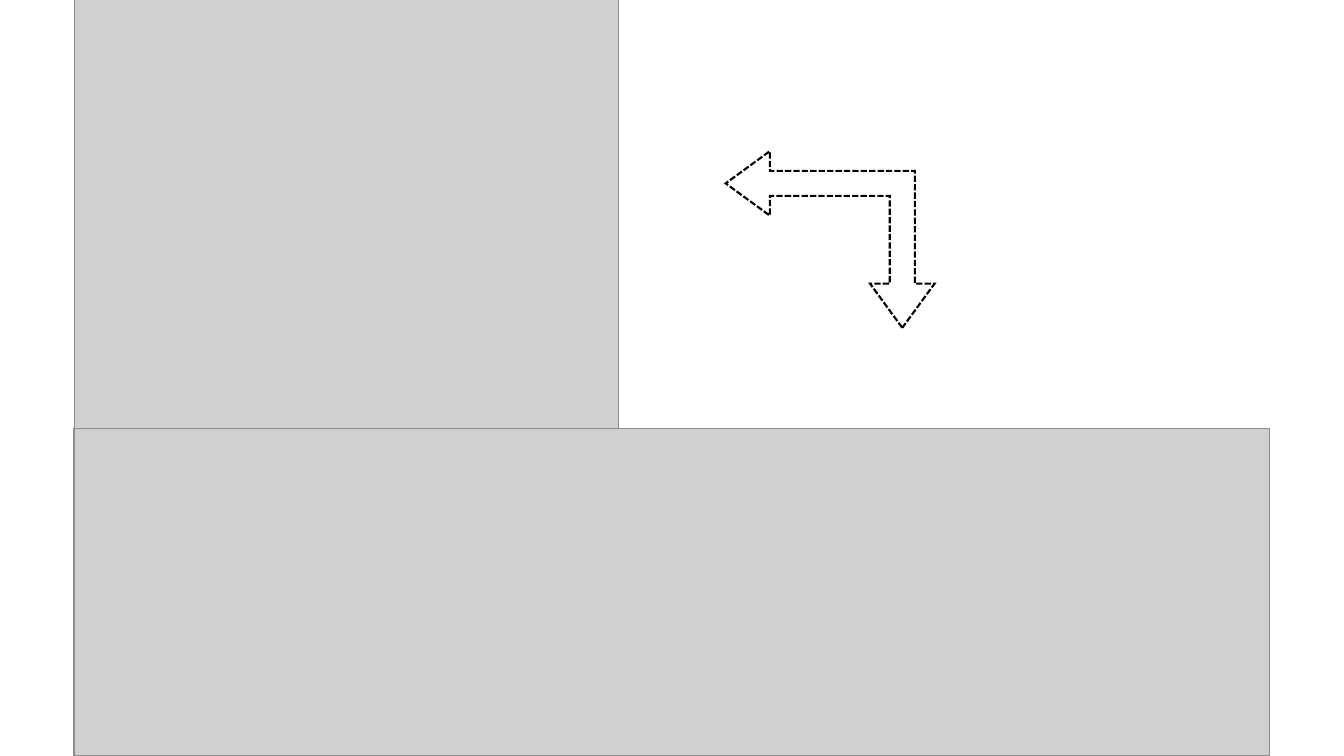
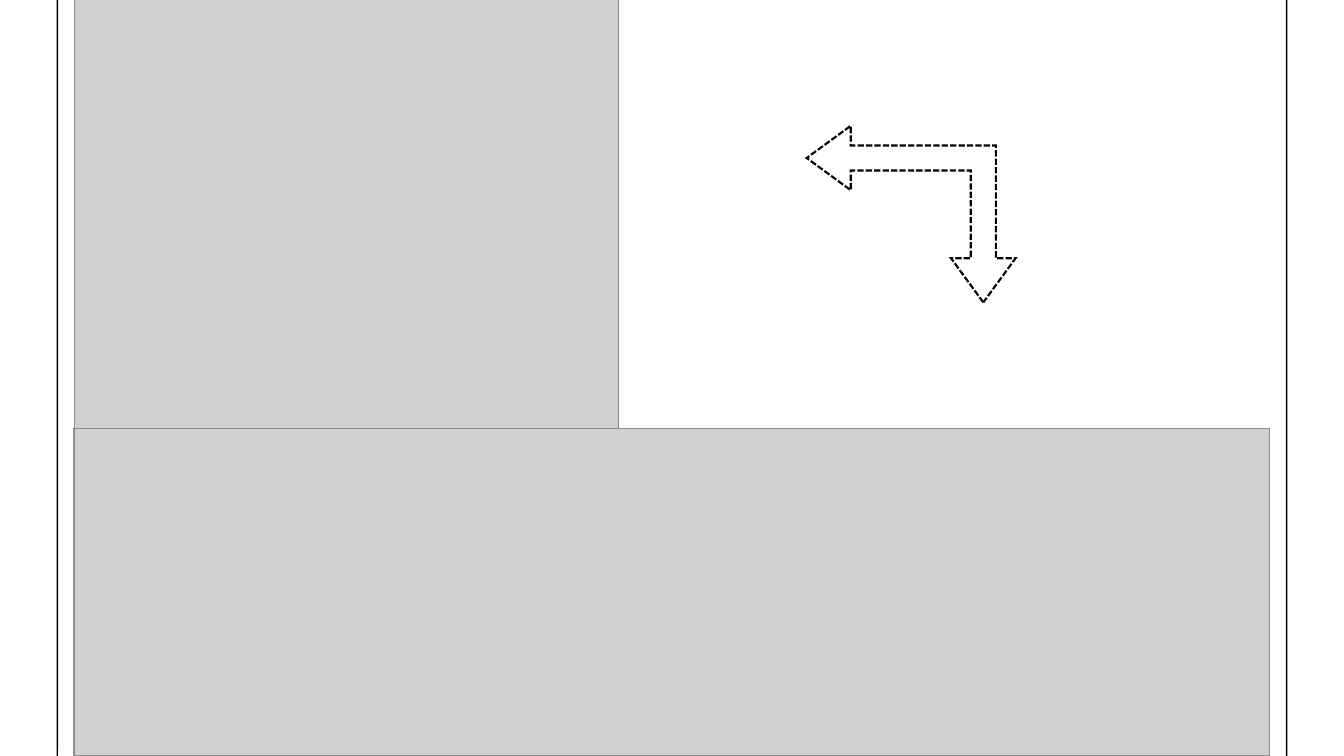
Before and after one commit to WilliamWilliamsI/BC-and-DC, a slide deck: slide 3 of Homeworks/Homework_2/H2_Project/docs/Images.pptx. Drawn at 1344x756 pixels with LibreOffice and Linux fonts; fonts in the diff are those of the drawing; grey boxes stand for pictures. Boxes give left, top, right and bottom in pixels: in the first picture for what was removed or moved away, otherwise in the second. Text is boxed around its words. In the diff, an @@ line names an element or a change of style, - is before the commit and + after.

```diff
--- a/Homeworks/Homework_2/H2_Project/docs/Images.pptx
+++ b/Homeworks/Homework_2/H2_Project/docs/Images.pptx
@@ rounded rectangle added at (57,0,1288,756), outline #000000 1 pt @@
@@ left up arrow: place and size @@
-left up arrow at (726,151,935,328)
+left up arrow at (807,126,1015,302)
```
Also in this commit, not shown: 21 other files.
